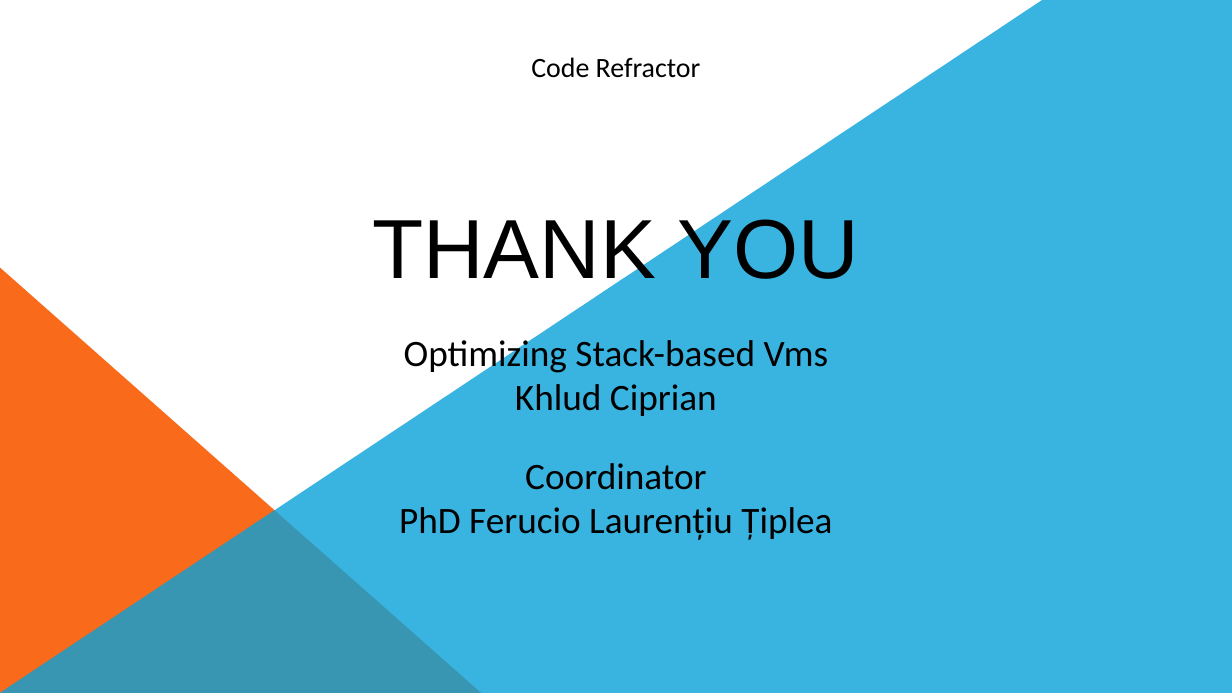
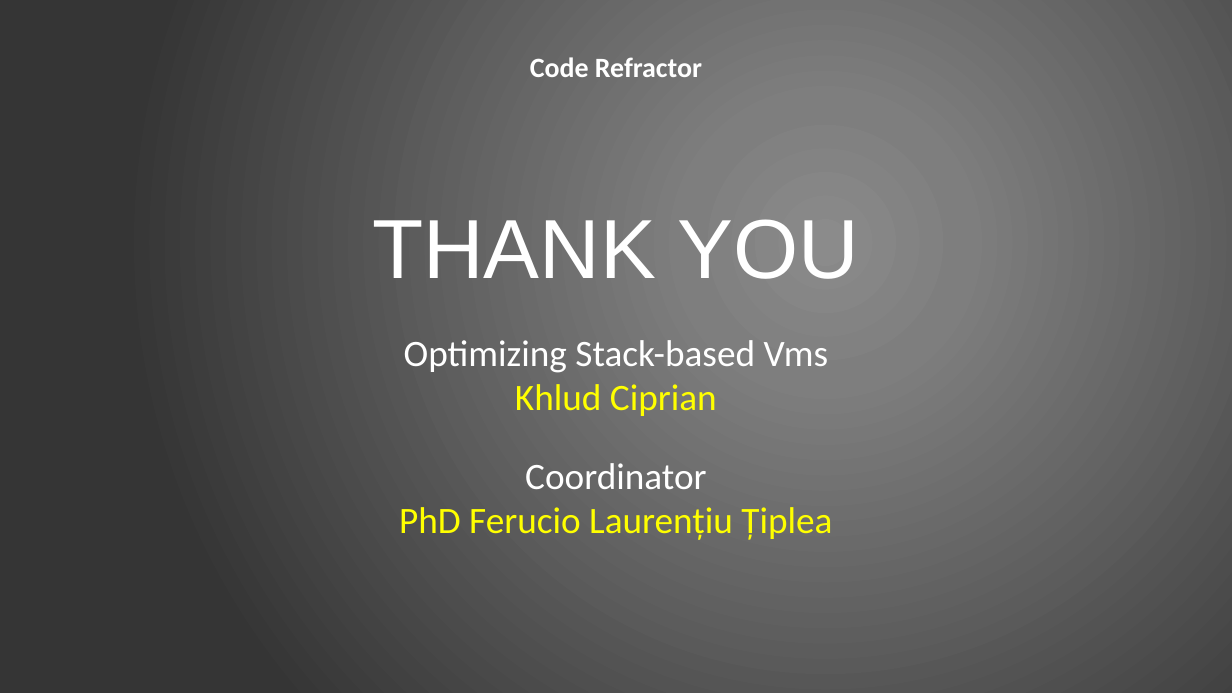
Before and after one commit to ciplogic/CodeRefractor, a slide deck: slide 14 of Documentation/Slides_final.pptx. Drawn at 1232x693 pixels with LibreOffice and Linux fonts; fonts in the diff are those of the drawing. Boxes give left, top, right and bottom in pixels: in the first picture for what was removed or moved away, otherwise in the second. Text is boxed around its words. In the diff, an @@ line names an element or a change of style, - is before the commit and + after.

```diff
--- a/Documentation/Slides_final.pptx
+++ b/Documentation/Slides_final.pptx
@@ background #FFFFFF to gradient #8C8C8C to #7F7F7F to #353535 @@
@@ freeform shape removed at [0,0,1232,693] @@
@@ text "Code Refractor" at [530,57,702,77]: text colour #000000 to #FFFFFF, bold on @@
@@ text "THANK YOU" at [372,219,859,540]: text colour #000000 to #FFFFFF in "THANK YOU", "Optimizing Stack-based Vms", "Coordinator"; text colour #000000 to #FFFF00 in "Khlud Ciprian", "PhD Ferucio Laurențiu Țiplea" @@
@@ right triangle removed at [0,267,482,693] @@
```
Also in this commit, not shown: 13 other slides changed, 1 other file.
